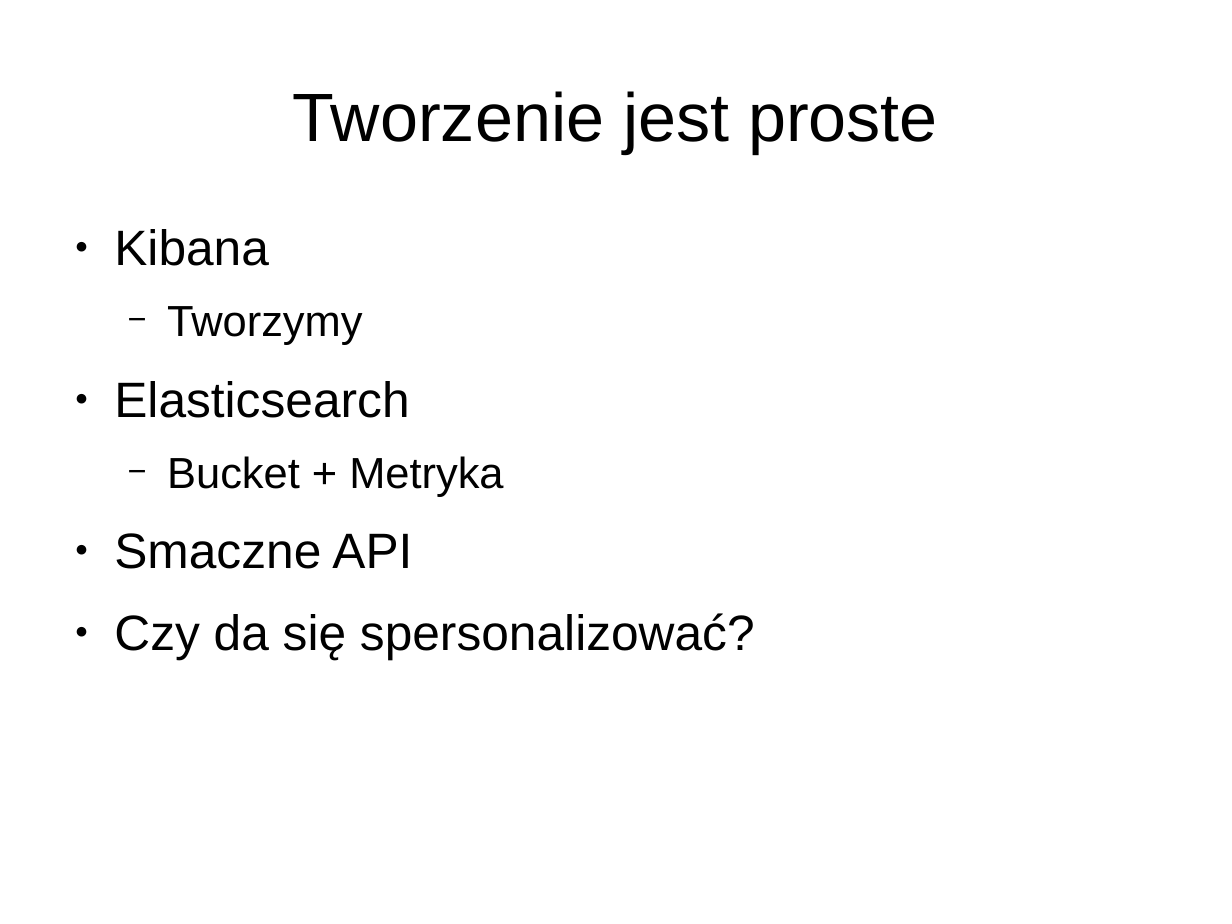
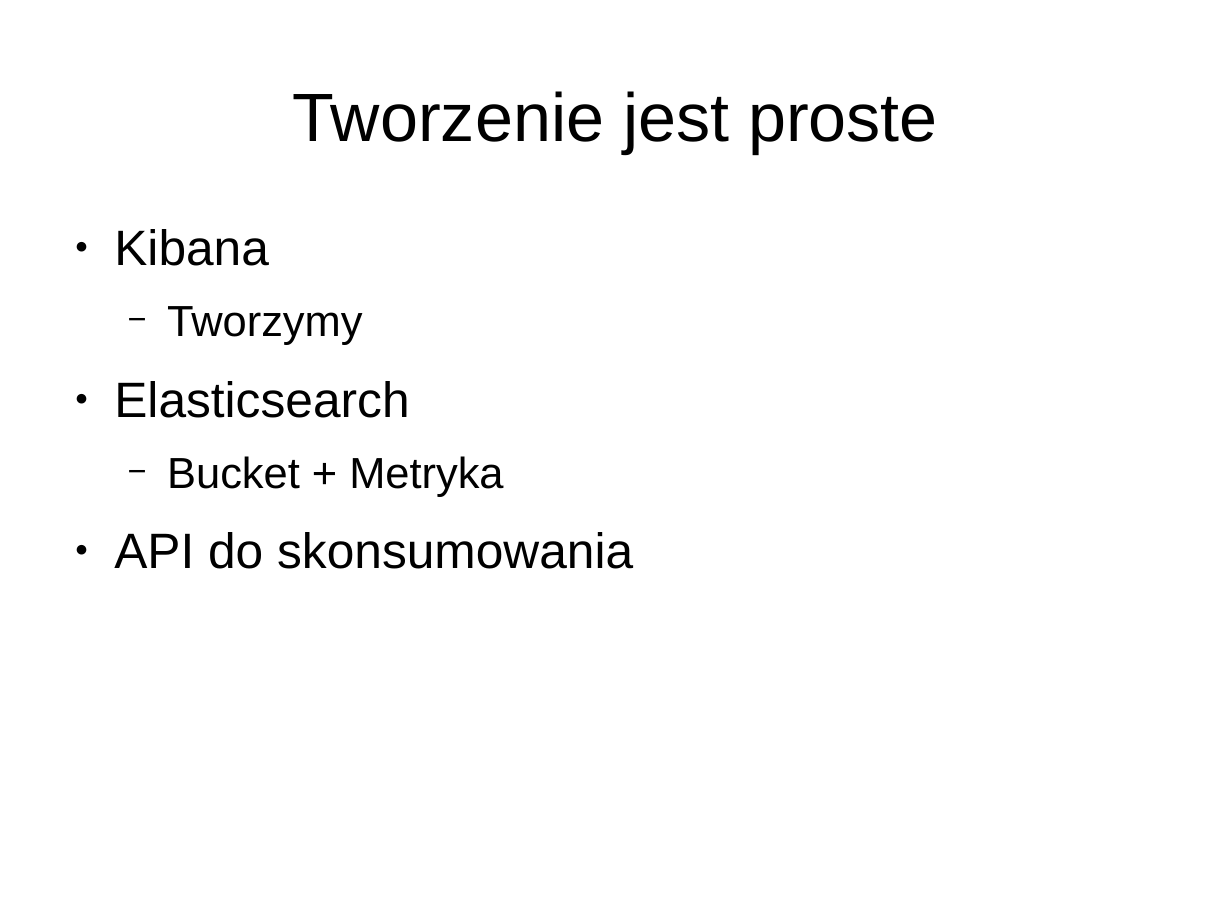
Before and after one commit to lukaszkuczynski/nieszukaj, a slide deck: slide 28 of znajduj.odp (slide 26 before the commit). Drawn at 1232x924 pixels with LibreOffice and Linux fonts; fonts in the diff are those of the drawing. Boxes give left, top, right and bottom in pixels: in the first picture for what was removed or moved away, otherwise in the second. Text is boxed around its words. In the diff, an @@ line names an element or a change of style, - is before the commit and + after.

```diff
--- a/znajduj.odp
+++ b/znajduj.odp
@@ text at box(114, 532, 633, 569): text changed @@
-● Smaczne API
-● Czy da się spersonalizować?
+● API do skonsumowania
```
Also in this commit, not shown: 1 other slide changed, 4 slides added, 1 slide removed.
